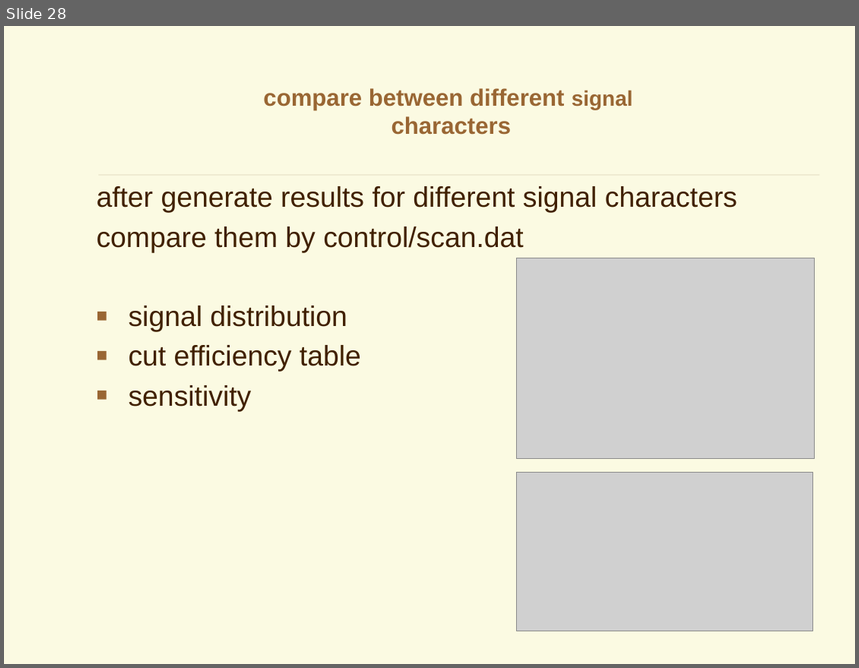
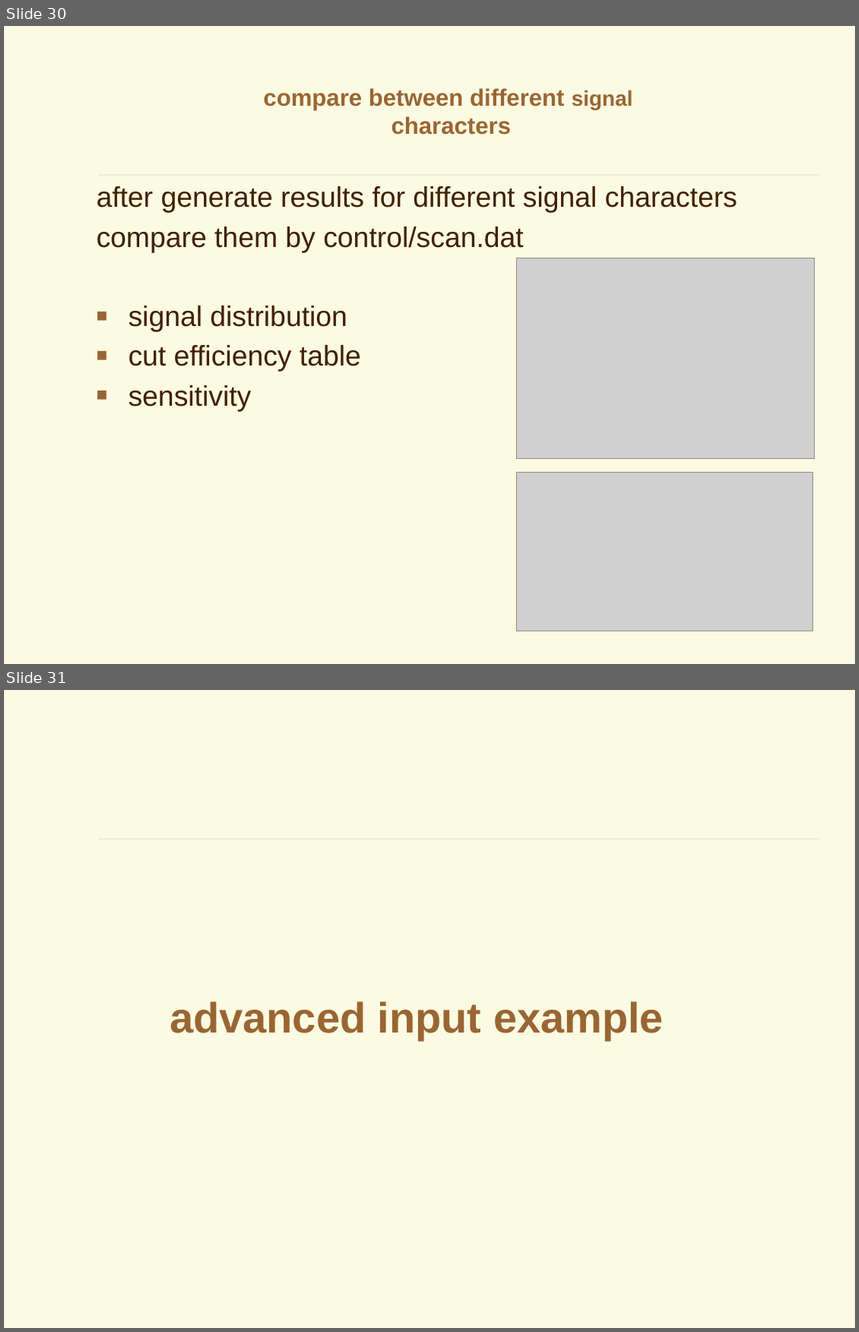
Before and after one commit to YancyW/BASDA, a slide deck: doc/BASDA_Introduction.pptx. Shown one above the other, each under a label of ours: slide 28 before the commit, slides 30 and 31 after it. The pictures are 859x668 and 859x1332 pixels, drawn with LibreOffice and Linux fonts; fonts in the diff are those of the drawing; grey boxes stand for pictures; background and template pictures are left out. Boxes give left, top, right and bottom in pixels: in the first picture for what was removed or moved away, otherwise in the second. Text is boxed around its words. In the diff, an @@ line names an element or a change of style, - is before the commit and + after.

```diff
--- a/doc/BASDA_Introduction.pptx
+++ b/doc/BASDA_Introduction.pptx
@@ slide 31 added at box(4, 690, 855, 1328), background picture (left out); not listed: 1 template element that a slide beside it also shows @@
@@ title added at box(170, 1002, 664, 1040), 36 pt, text #996633, bold @@
+advanced input example
@@ what was slide 28 is now slide 30 @@
```
Also in this commit, not shown: 9 slides changed, 9 other slides added, 3 other files.
